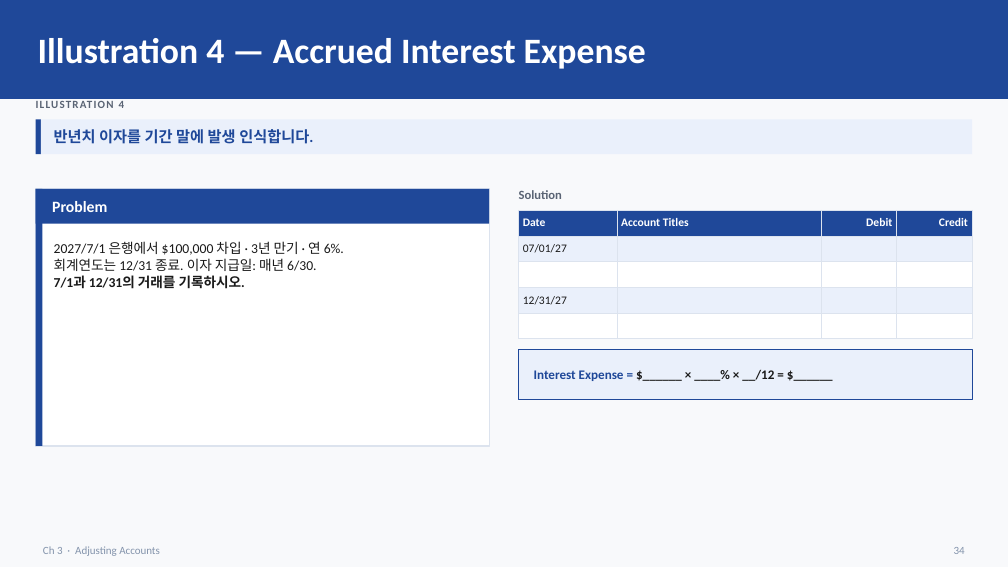
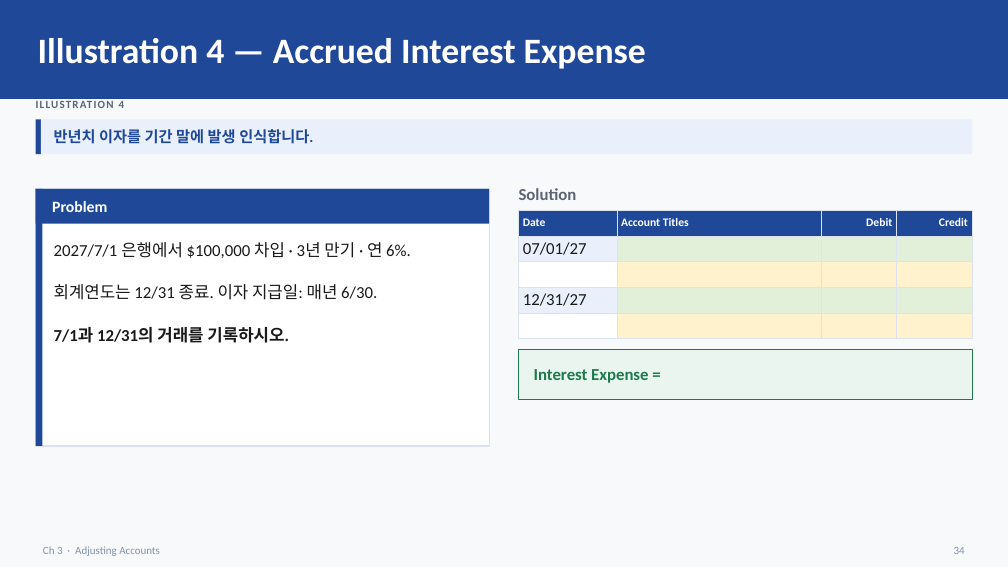
Before and after one commit to keejae/financial-accounting, a slide deck: slide 36 of files/week2/korean/Wk2_L5_slides.pptx (slide 37 before the commit). Drawn at 1008x567 pixels with LibreOffice and Linux fonts; fonts in the diff are those of the drawing. Boxes give left, top, right and bottom in pixels: in the first picture for what was removed or moved away, otherwise in the second. Text is boxed around its words. In the diff, an @@ line names an element or a change of style, - is before the commit and + after.

```diff
--- a/files/week2/korean/Wk2_L5_slides.pptx
+++ b/files/week2/korean/Wk2_L5_slides.pptx
@@ text "Solution" at bbox=[519, 188, 577, 200]: size 12 to 16 pt @@
@@ text "2027/7/1 은행에서 $100,000 차입 · ..." at bbox=[54, 242, 411, 343]: size 13 to 16 pt @@
@@ table at bbox=[519, 210, 972, 339] @@
@@ fill #EAF0FB to #E2F0D9 in 6 cells @@
@@ fill #FFFFFF to #FFF2CC in 6 cells @@
@@ size 11 to 16 pt in "07/01/27", "12/31/27" @@
@@ rectangle at bbox=[519, 349, 972, 399]: fill #EAF0FB to #E9F5EE; outline #1F4899 1 pt to #1E7A4C 1 pt @@
@@ text at bbox=[534, 369, 648, 383]: text changed; size 12.5 to 16 pt; text colour #1A1A1A to #1E7A4C @@
-Interest Expense = $______ × ____% × __/12 = $______
+Interest Expense =
```
Also in this commit, not shown: 30 other slides changed, 7 slides added, 9 slides removed, 11 other files.
